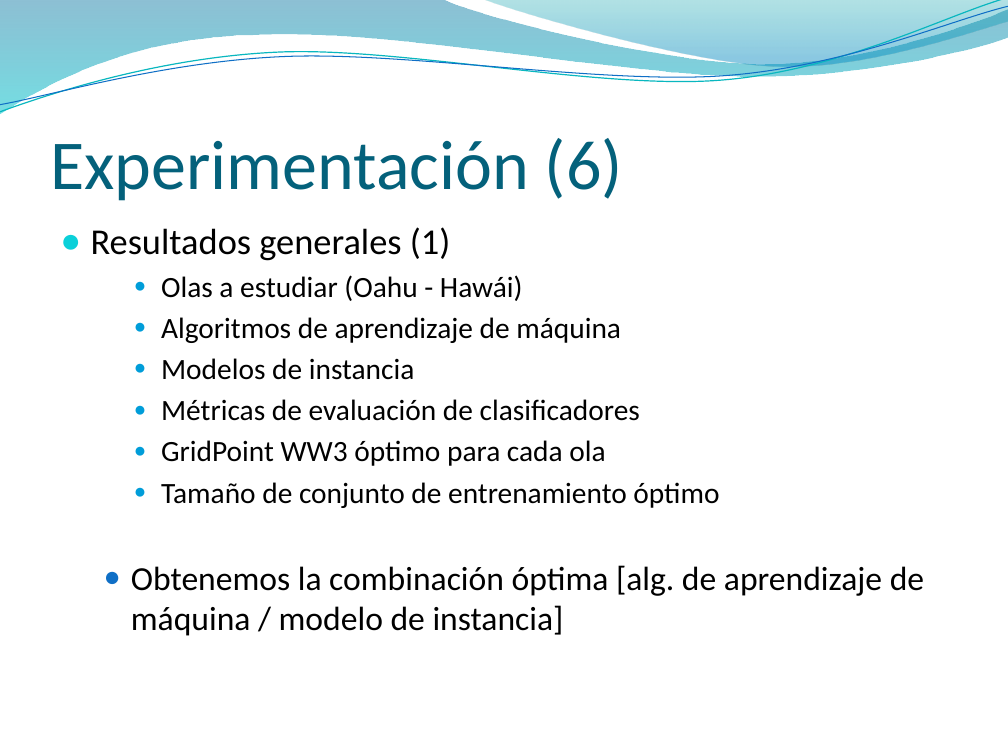
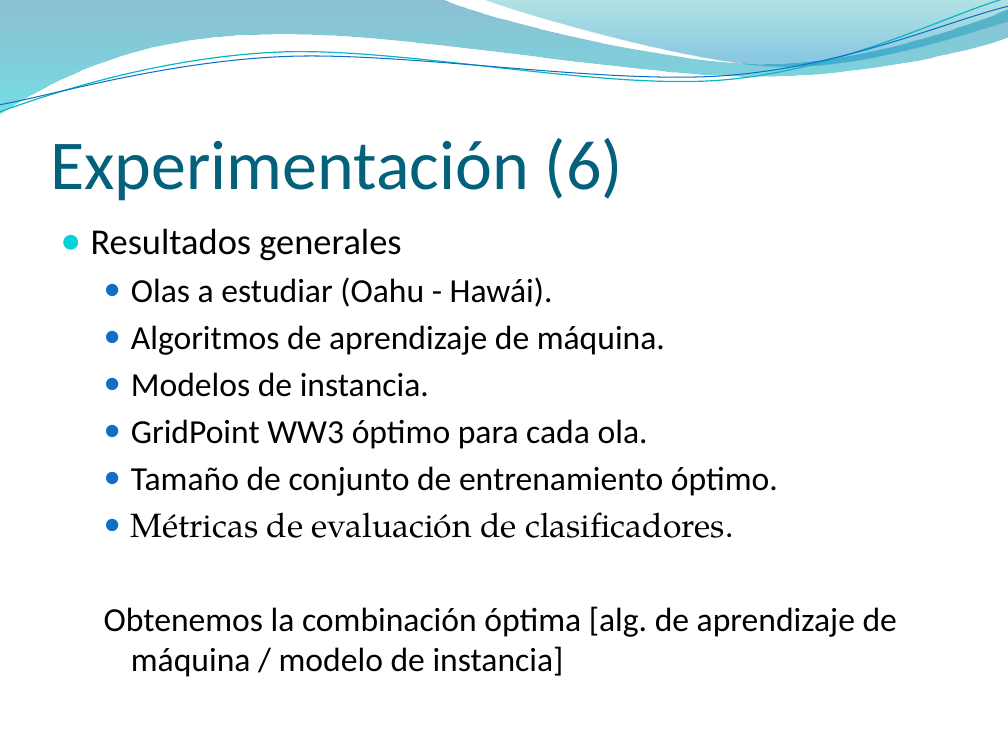
Before and after one commit to jaffadog/neuralito, a slide deck: slide 7 of neuralito/ArfGen/docs/Entregas/Informe Final/presentacion/maxi2.pptx. Drawn at 1008x756 pixels with LibreOffice and Linux fonts; fonts in the diff are those of the drawing; background and template pictures are left out. Boxes give left, top, right and bottom in pixels: in the first picture for what was removed or moved away, otherwise in the second. Text is boxed around its words. In the diff, an @@ line names an element or a change of style, - is before the commit and + after.

```diff
--- a/neuralito/ArfGen/docs/Entregas/Informe Final/presentacion/maxi2.pptx
+++ b/neuralito/ArfGen/docs/Entregas/Informe Final/presentacion/maxi2.pptx
@@ text at (91,228,778,538): text changed; size 21 to 24 pt @@
-● Resultados generales (1)
-    ● Olas a estudiar (Oahu - Hawái)
-    ● Algoritmos de aprendizaje de máquina
-    ● Modelos de instancia
-    ● Métricas de evaluación de clasificadores
-    ● GridPoint WW3 óptimo para cada ola
-    ● Tamaño de conjunto de entrenamiento óptimo
+● Resultados generales
+  ● Olas a estudiar (Oahu - Hawái).
+  ● Algoritmos de aprendizaje de máquina.
+  ● Modelos de instancia.
+  ● GridPoint WW3 óptimo para cada ola.
+  ● Tamaño de conjunto de entrenamiento óptimo.
+  ● Métricas de evaluación de clasificadores.
@@ text at (104,606,897,677): bullet ● to none @@
```
Also in this commit, not shown: 5 other slides changed.
